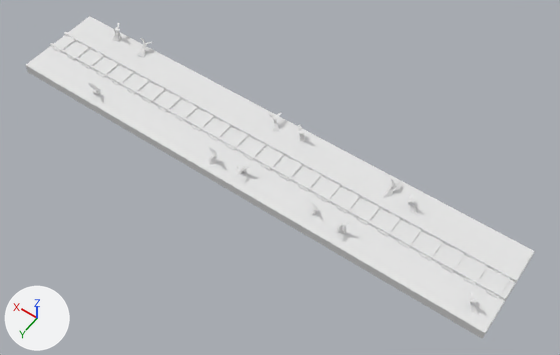
An edit to the glTF model assets/models/Terrain/terrain2.glb, drawn before and after from the same camera.
The view is the same before and after, from a camera (50 mm lens) standing at (-28.1, 35.5, 54.2) and looking at (-3.0, 0.4, -1.0). Every picture has the same lights, and +X, +Y and +Z are marked at lower left. The first picture is the older version.

The scene before the commit, as lines of its bpy script (objects in view):
```python
me_cube_029 = bpy.data.meshes.new('Cube.029')
me_cube_029.from_pydata(...)  # 360 vertices, 672 faces; spans x -25.0..25.0, y -4.9..4.5, z -0.5..2.1
me_cube_029.materials.append(mat_material)  # white #e7e7e7
me_cube_060 = bpy.data.meshes.new('Cube.060')
me_cube_060.from_pydata(...)  # 216 vertices, 324 faces; spans x -25.0..25.0, y -1.2..1.2, z 0.3..0.8
ob_ground2 = bpy.data.objects.new('Ground2', me_cube_029)
ob_ground2.location = (0.0, 0.0, 0.0)
ob_rail2 = bpy.data.objects.new('Rail2', me_cube_060)
ob_rail2.location = (0.0, 0.0, 0.0)
```
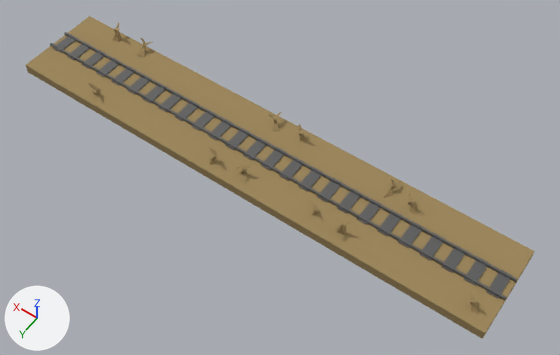
Boxes [x1, y1, x2, y2] around the edits, measured in the pictures (560 x 355 px):
'Ground2', recoloured (white to brown): [26, 16, 535, 339] in both
'Rail2', recoloured: [50, 32, 517, 301] in both

Edits to the bpy script that builds the scene:
```text
Add mat_material_002:
    mat_material_002 = principled_material('Material.002')
    mat_material_002.base_color = (0.139, 0.139, 0.139)  # dark grey #686868
    mat_material_002.metallic = 0.48
    mat_material_002.roughness = 0.469
Add mat_material_001:
    mat_material_001 = principled_material('Material.001')
    mat_material_001.base_color = (0.335, 0.238, 0.101)  # brown #9d8659
    mat_material_001.roughness = 1.0
Change me_cube_029:
    where me_cube_029.from_pydata(...)  # 360 vertices, 672 faces; spans x -25.0..25.0, y -4.9..4.5, z -0.5..2.1
    remove me_cube_029.materials.append(mat_material)  # white #e7e7e7
    add me_cube_029.materials.append(mat_material_001)  # brown #9d8659
Change me_cube_060:
    where me_cube_060.from_pydata(...)  # 216 vertices, 324 faces; spans x -25.0..25.0, y -1.2..1.2, z 0.3..0.8
    add me_cube_060.materials.append(mat_material_002)  # dark grey #686868
```
